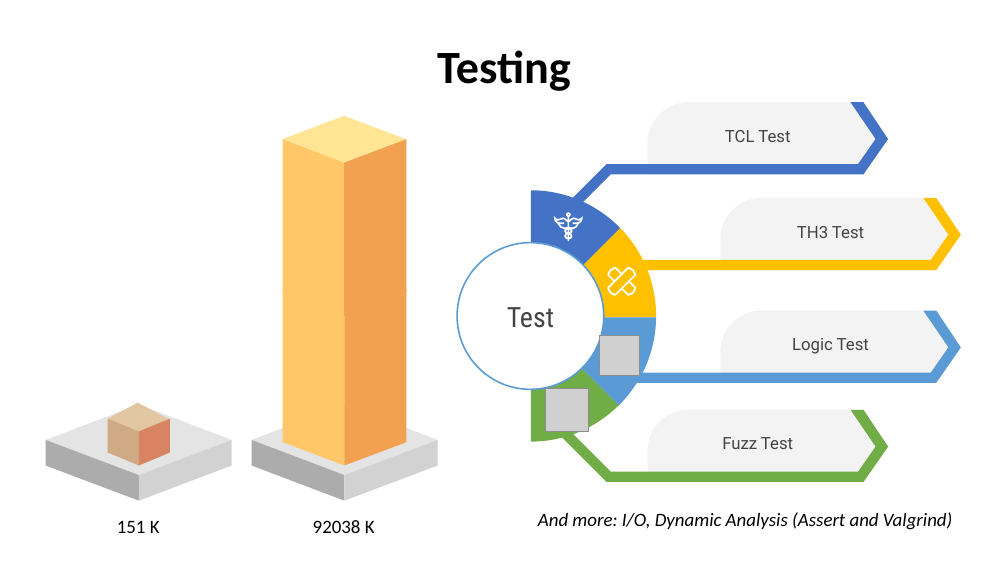
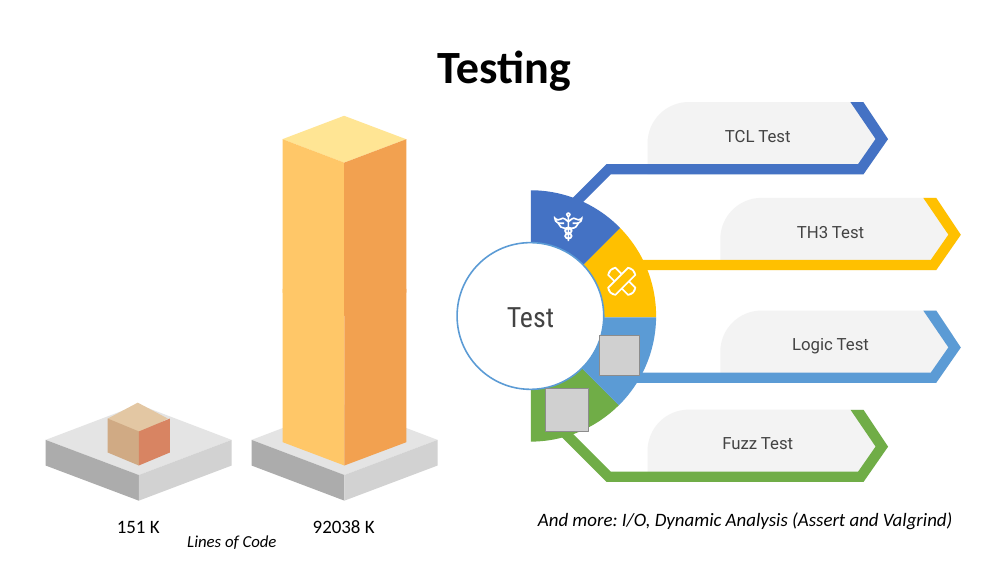
Before and after one commit to AntonioPirani/SQLiteProject, a slide deck: slide 12 of Presentation.pptx. Drawn at 1008x567 pixels with LibreOffice and Linux fonts; fonts in the diff are those of the drawing; grey boxes stand for pictures. Boxes give left, top, right and bottom in pixels: in the first picture for what was removed or moved away, otherwise in the second. Text is boxed around its words. In the diff, an @@ line names an element or a change of style, - is before the commit and + after.

```diff
--- a/Presentation.pptx
+++ b/Presentation.pptx
@@ text added at [187,535,277,549], 16 pt, text #000000, italic @@
+Lines of Code
```
Also in this commit, not shown: 2 other slides changed, 2 slides added.
